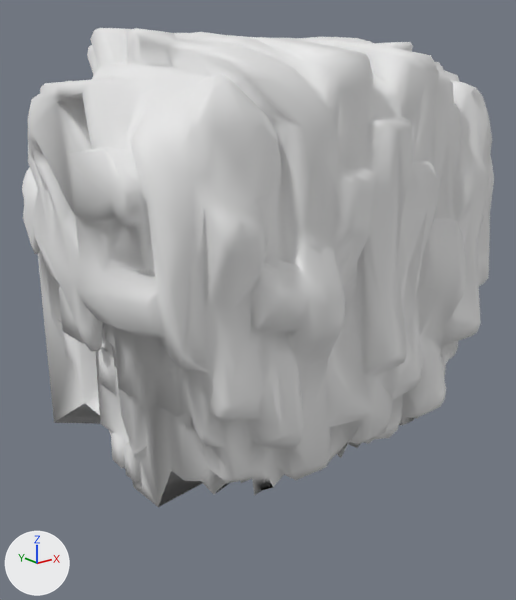
Renders of the OBJ model src/main/resources/assets/kn8/meshes/kafka/head.obj from each side of a commit.
One viewpoint serves both versions: a 50 mm camera at (-0.448, -0.569, 1.771) aimed at (0.001, -0.007, 1.547). Lighting does not change. The marker at lower left points along +X, +Y and +Z. The first picture is the older version. Where no turn or scale is listed for an object, it has been applied to the vertices. Vertices at exactly the same position are counted once.

Names of what the first picture shows: 'head'.
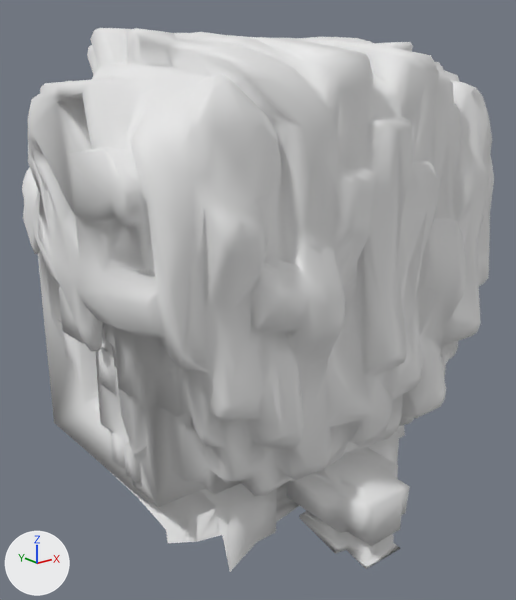
Scene script edits in JSON lines:
```json
{"block": "me_head", "where": "# used by ob_head; location = (0.0, 0.0, 0.0)"}
{"op": "remove", "block": "me_head", "code": "me_head.from_pydata(...)  # 2082 vertices, 4164 faces; spans x -0.212..0.214, y -0.186..0.201, z 1.391..1.81"}
{"op": "add", "block": "me_head", "code": "me_head.from_pydata(...)  # 2301 vertices, 4602 faces; spans x -0.212..0.214, y -0.199..0.201, z 1.328..1.81"}
{"block": "me_head", "change": "me_head part 1"}
{"block": "me_head", "change": "1 vertex is removed from x 0.003, y -0.084, z 1.428"}
{"block": "me_head", "change": "62 faces are deleted"}
{"block": "me_head", "change": "220 vertices are added at x -0.167..0.167, y -0.199..0.068, z 1.328..1.424"}
{"block": "me_head", "change": "500 new faces join them"}
{"block": "me_head", "change": "other edits to the shape of me_head do not show in these pictures"}
```

What differs and where, as boxes [x1, y1, x2, y2] in the pictures (516 x 600 px):
```json
{"object": "head", "change": "reshaped", "before": [22, 28, 494, 507], "after": [22, 28, 494, 572], "on screen": "14% taller"}
{"part": 1, "of": "me_head", "change": "built on", "before": [54, 403, 403, 507], "after": [54, 403, 412, 572]}
```
